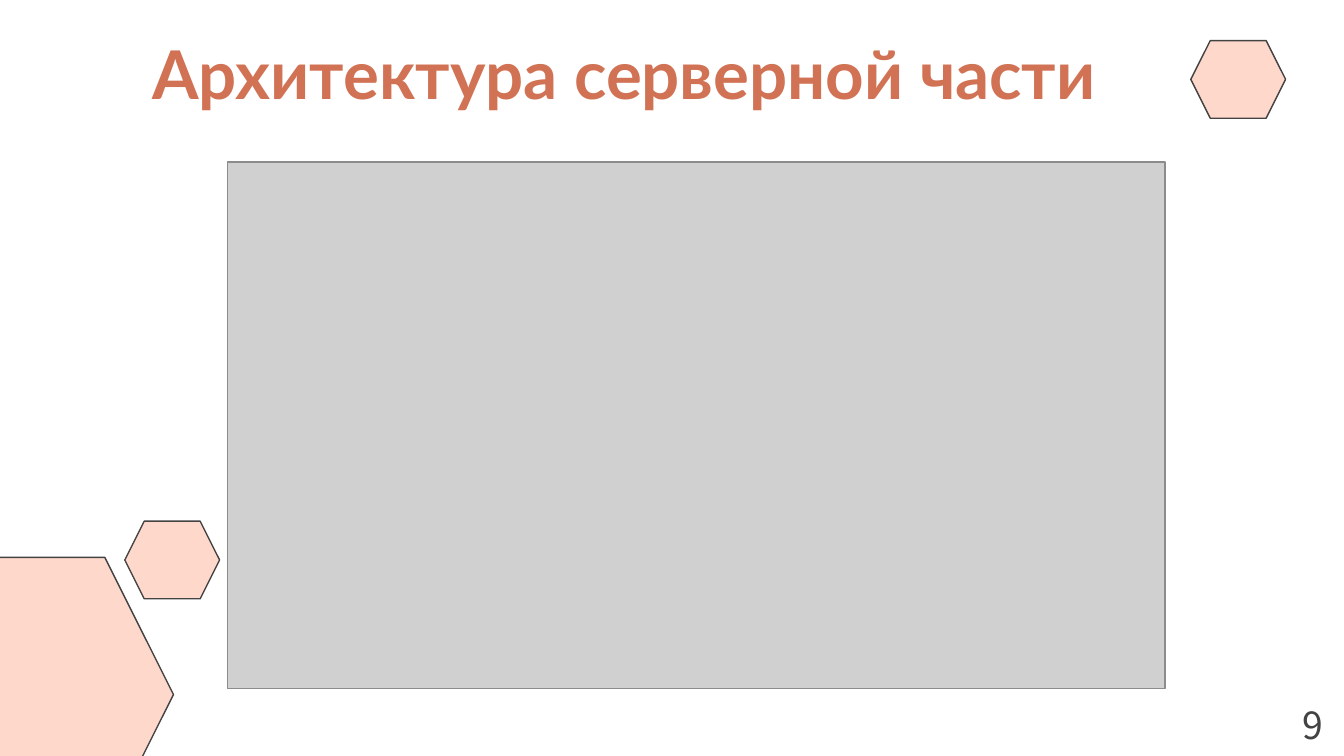
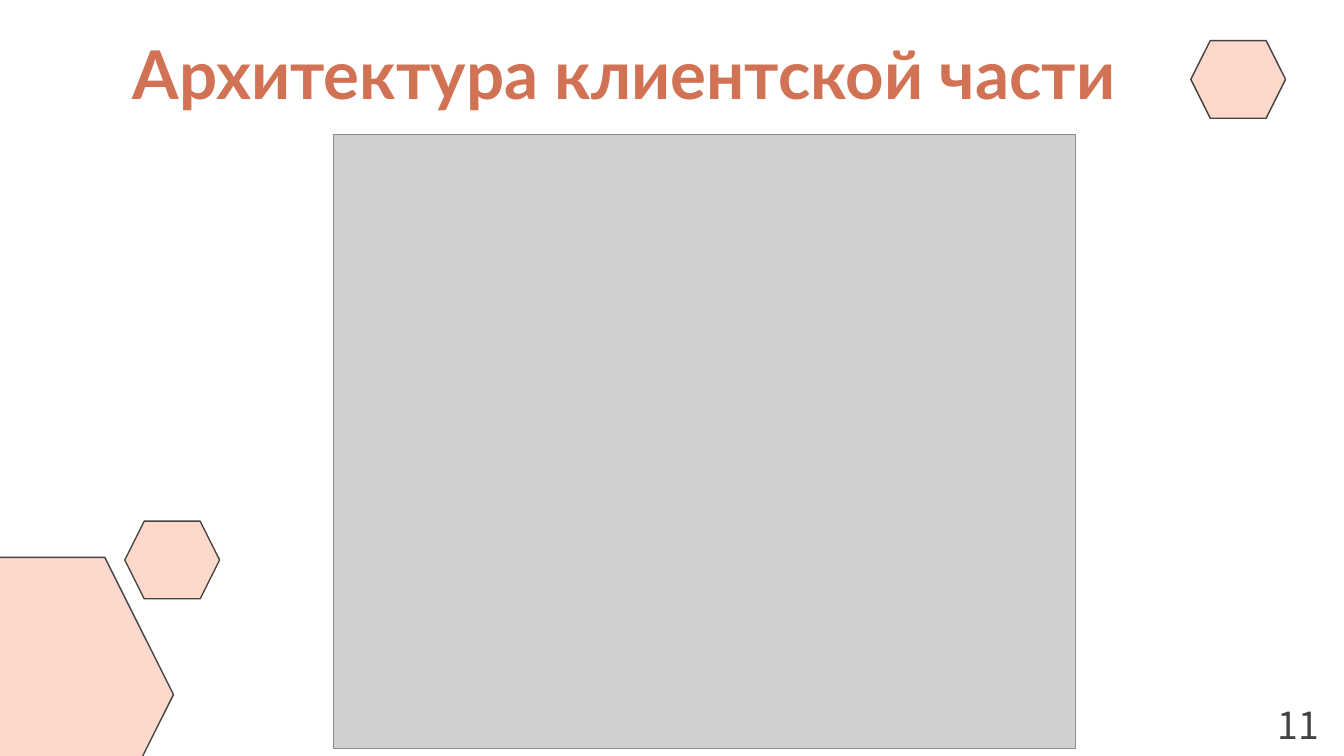
Before and after one commit to Puroktor/PicStorm, a slide deck: slide 11 of docs/PicStorm_Slides.pptx (slide 9 before the commit). Drawn at 1344x756 pixels with LibreOffice and Linux fonts; fonts in the diff are those of the drawing; grey boxes stand for pictures. Boxes give left, top, right and bottom in pixels: in the first picture for what was removed or moved away, otherwise in the second. Text is boxed around its words. In the diff, an @@ line names an element or a change of style, - is before the commit and + after.

```diff
--- a/docs/PicStorm_Slides.pptx
+++ b/docs/PicStorm_Slides.pptx
@@ title at bbox=[133, 50, 1116, 111]: text changed @@
-Архитектура серверной части
+Архитектура клиентской части
@@ picture: place and size @@
-picture at bbox=[227, 163, 1165, 689]
+picture at bbox=[333, 134, 1075, 749]
@@ text at bbox=[1278, 711, 1319, 739]: text changed @@
-9
+11
```
Also in this commit, not shown: 16 other slides changed, 4 slides added, 1 slide removed, 8 other files.
